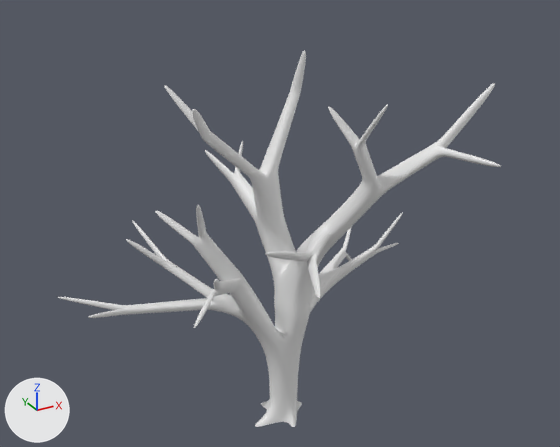
The FBX model Assets/Models/Trees/LivingTree01.fbx: old version first, new version second.
Rendered twice from a 50 mm camera at (-34.0, -61.0, 53.3) aimed at (-1.0, -1.0, 23.3). Lighting does not change. The marker at lower left points along +X, +Y and +Z. Where no turn or scale is listed for an object, it has been applied to the vertices.

The first picture shows 'Trunk'.
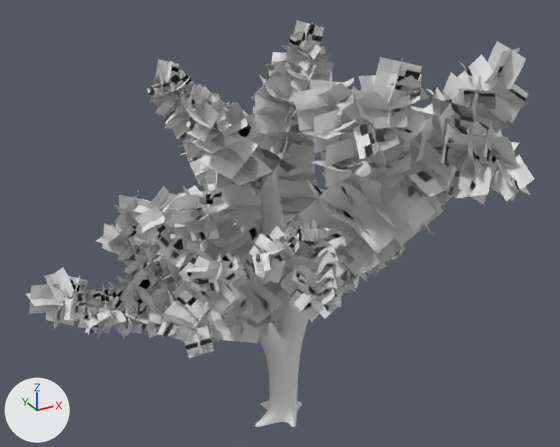
What differs and where, as boxes [x1, y1, x2, y2] in the pictures (560 x 447 px):
'Leaves', added: after [26, 20, 535, 358]
'Trunk', unchanged, covered by the edit: before [58, 50, 501, 427]; after [69, 50, 499, 427]

What the commit changed:
Mesh me_plane_004 is new.
It has 13942 vertices, 9171 faces and spans x -23.7..17.2, y -20.1..18.1, z 11.1..41.7.
Object 'Leaves' (ob_leaves) is new; it shows me_plane_004.
Its location is (0.0, 0.0, 0.0).
